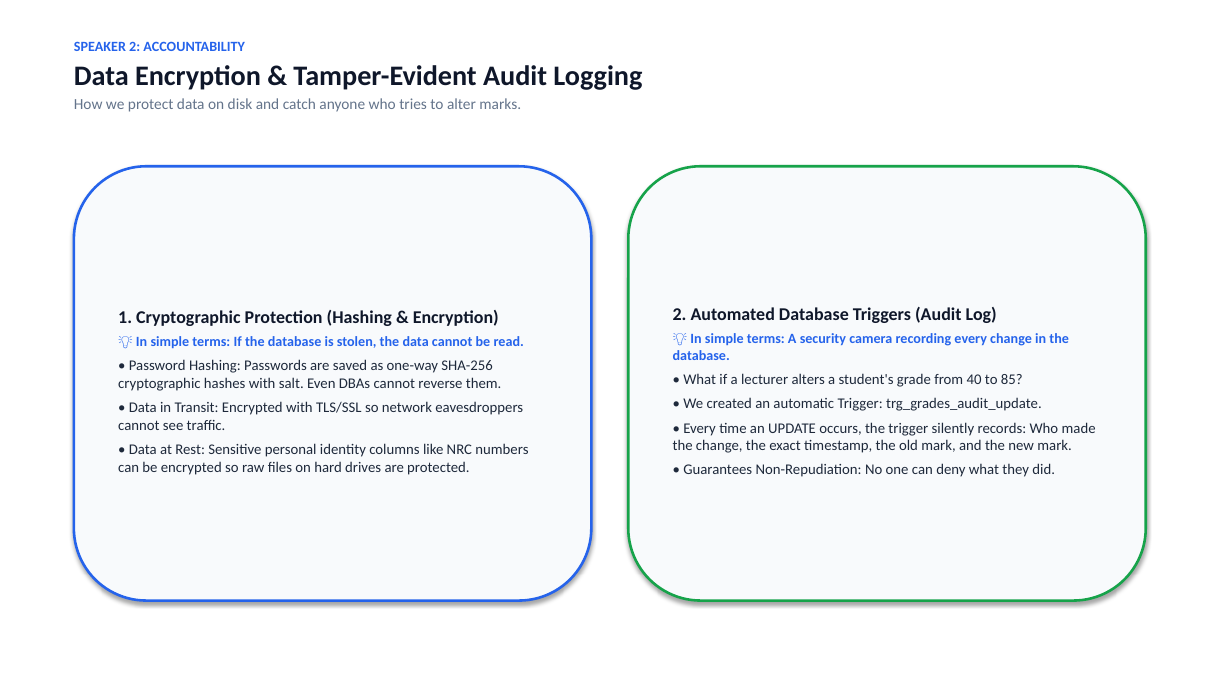
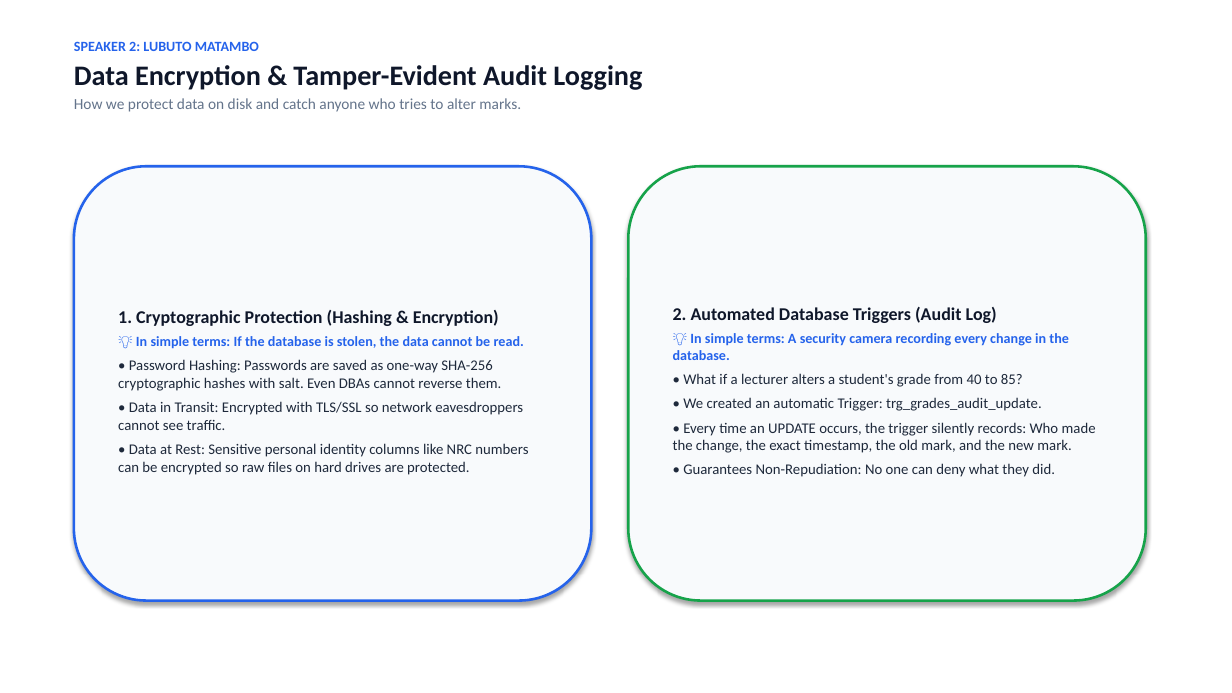
Before and after one commit to comfortpenyengwe-afk/ADA-assignment-for-the-ohns, a slide deck: slide 6 of BIT3360_Database_Security_Presentation.pptx. Drawn at 1232x693 pixels with LibreOffice and Linux fonts; fonts in the diff are those of the drawing. Boxes give left, top, right and bottom in pixels: in the first picture for what was removed or moved away, otherwise in the second. Text is boxed around its words. In the diff, an @@ line names an element or a change of style, - is before the commit and + after.

Commit message:
Update title slide with Comfort Penyengwe, Lubuto Matambo, Lamla Mwanza, and Gideon Namuya

```diff
--- a/BIT3360_Database_Security_Presentation.pptx
+++ b/BIT3360_Database_Security_Presentation.pptx
@@ text at (x1=74, y1=41, x2=259, y2=51): text changed @@
-SPEAKER 2: ACCOUNTABILITY
+SPEAKER 2: LUBUTO MATAMBO
```
Also in this commit, not shown: 11 other slides changed, 2 other files.
